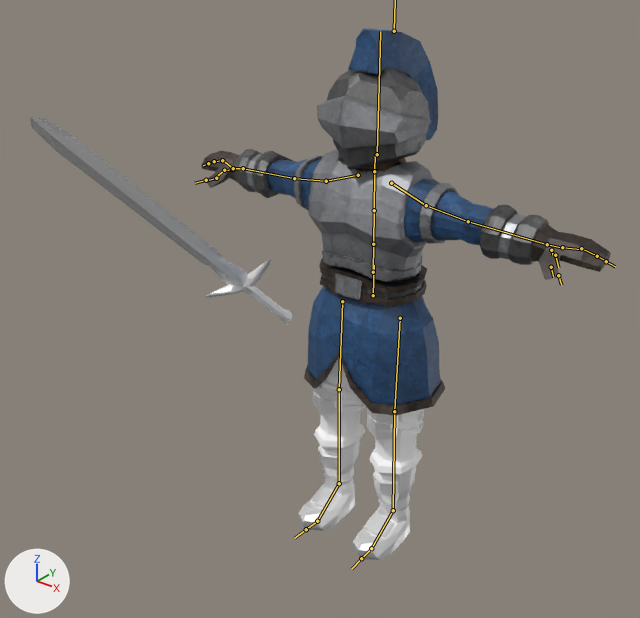
A saved change to the FBX model BigGame/Assets/Character_Assets/Knight.fbx.
The view is the same before and after, from a camera (50 mm lens) standing at (0.569, -0.815, 0.803) and looking at (-0.009, -0.092, 0.355). Arrows for +X, +Y and +Z are at lower left; the lights stay in place. The bones that bend it are drawn over the model as lines.

The first picture shows "Knight's_Sword", 'Knight_Animations'.
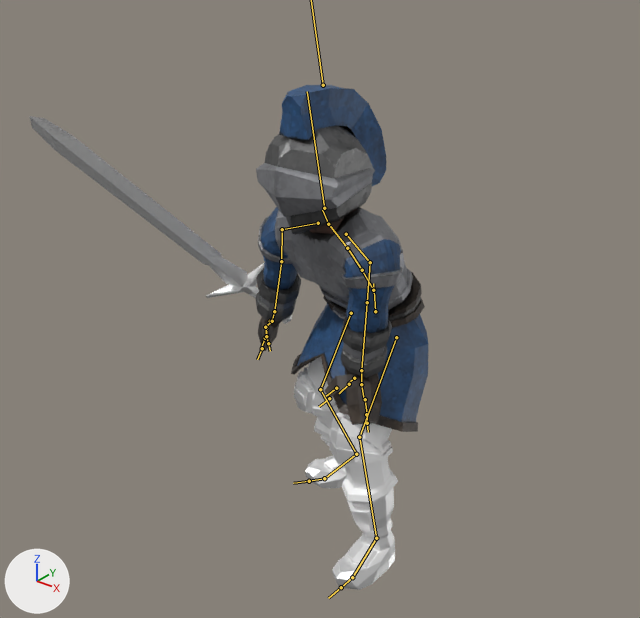
The newer file adds an action. The first version stands in its rest pose; the second is drawn at frame 31 of the action 'Knight_Idle3'.

Where the change shows, as pixel boxes [x1, y1, x2, y2] in the pictures (640 x 618 px):
'Knight_Animations', posed (58% narrower): before [201, 28, 611, 560]; after [255, 85, 428, 590]
bone 'mixamorig:Hips', root to tip: before (373, 295) to (374, 265); after (375, 311) to (373, 283)
bone 'mixamorig:Spine', root to tip: before (373, 272) to (373, 244); after (373, 290) to (362, 270)
bone 'mixamorig:Spine1', root to tip: before (373, 244) to (374, 210); after (362, 270) to (347, 248)
bone 'mixamorig:Spine2', root to tip: before (374, 210) to (374, 172); after (347, 248) to (329, 224)
bone 'mixamorig:Neck', root to tip: before (374, 171) to (375, 154); after (328, 224) to (322, 210)
bone 'mixamorig:Head', root to tip: before (377, 154) to (380, 31); after (324, 208) to (307, 91)
bone 'mixamorig:LeftShoulder', root to tip: before (391, 183) to (426, 205); after (346, 234) to (370, 262)
bone 'mixamorig:LeftArm', root to tip: before (426, 205) to (468, 221); after (370, 262) to (367, 302)
bone 'mixamorig:LeftHand', root to tip: before (547, 244) to (560, 247); after (361, 370) to (361, 382)
bone 'mixamorig:RightShoulder', root to tip: before (358, 175) to (326, 181); after (318, 223) to (282, 229)
bone 'mixamorig:RightArm', root to tip: before (326, 181) to (294, 178); after (282, 229) to (281, 261)
bone 'mixamorig:RightHand', root to tip: before (243, 168) to (233, 168); after (274, 311) to (272, 320)
bone 'mixamorig:LeftUpLeg', root to tip: before (400, 318) to (394, 411); after (396, 337) to (359, 437)
bone 'mixamorig:LeftLeg', root to tip: before (394, 411) to (393, 510); after (359, 437) to (376, 538)
bone 'mixamorig:LeftFoot', root to tip: before (393, 510) to (371, 548); after (376, 538) to (352, 577)
bone 'mixamorig:RightUpLeg', root to tip: before (342, 301) to (339, 389); after (351, 313) to (320, 389)
bone 'mixamorig:RightLeg', root to tip: before (339, 389) to (339, 483); after (320, 389) to (356, 454)
bone 'mixamorig:RightFoot', root to tip: before (339, 483) to (317, 521); after (356, 454) to (324, 478)

The edits, one by one:
Bone 'mixamorig:Hips' (bone_mixamorig_hips) moves from (0.0, 0.0, 0.0) to (0.002, -0.023, -0.004).
Bone 'mixamorig:Hips' (bone_mixamorig_hips) turns from (0, 0, 0) to (8, -16, -2) degrees about its own x, y and z.
Bone 'mixamorig:Spine' (bone_mixamorig_spine) turns from (0, 0, 0) to (23, 3, 2) degrees about its own x, y and z.
Bone 'mixamorig:Spine1' (bone_mixamorig_spine1) turns from (0, 0, 0) to (4, 1, -1) degrees about its own x, y and z.
Bone 'mixamorig:Spine2' (bone_mixamorig_spine2) turns from (0, 0, 0) to (4, 1, -1) degrees about its own x, y and z.
Bone 'mixamorig:Neck' (bone_mixamorig_neck) turns from (0, 0, 0) to (-12, 2, 2) degrees about its own x, y and z.
Bone 'mixamorig:Head' (bone_mixamorig_head) turns from (0, 0, 0) to (-14, 7, -5) degrees about its own x, y and z.
Bone 'mixamorig:LeftShoulder' (bone_mixamorig_leftshoulder) turns from (0, 0, 0) to (-8, 14, 18) degrees about its own x, y and z.
Bone 'mixamorig:LeftArm' (bone_mixamorig_leftarm) turns from (0, 0, 0) to (64, -35, 38) degrees about its own x, y and z.
Bone 'mixamorig:LeftHand' (bone_mixamorig_lefthand) turns from (0, 0, 0) to (-50, -13, -10) degrees about its own x, y and z.
Bone 'mixamorig:RightShoulder' (bone_mixamorig_rightshoulder) turns from (0, 0, 0) to (-17, -21, -22) degrees about its own x, y and z.
Bone 'mixamorig:RightArm' (bone_mixamorig_rightarm) turns from (0, 0, 0) to (68, 23, -10) degrees about its own x, y and z.
Bone 'mixamorig:RightHand' (bone_mixamorig_righthand) turns from (0, 0, 0) to (-9, 23, -3) degrees about its own x, y and z.
Bone 'mixamorig:LeftUpLeg' (bone_mixamorig_leftupleg) turns from (0, 0, 0) to (38, -9, 6) degrees about its own x, y and z.
Bone 'mixamorig:LeftLeg' (bone_mixamorig_leftleg) turns from (0, 0, 0) to (-38, 0, 0) degrees about its own x, y and z.
Bone 'mixamorig:LeftFoot' (bone_mixamorig_leftfoot) turns from (0, 0, 0) to (5, -5, 1) degrees about its own x, y and z.
Bone 'mixamorig:RightUpLeg' (bone_mixamorig_rightupleg) turns from (0, 0, 0) to (17, 19, -7) degrees about its own x, y and z.
Bone 'mixamorig:RightLeg' (bone_mixamorig_rightleg) turns from (0, 0, 0) to (-36, 0, 0) degrees about its own x, y and z.
Bone 'mixamorig:RightFoot' (bone_mixamorig_rightfoot) turns from (0, 0, 0) to (22, 8, 6) degrees about its own x, y and z.
